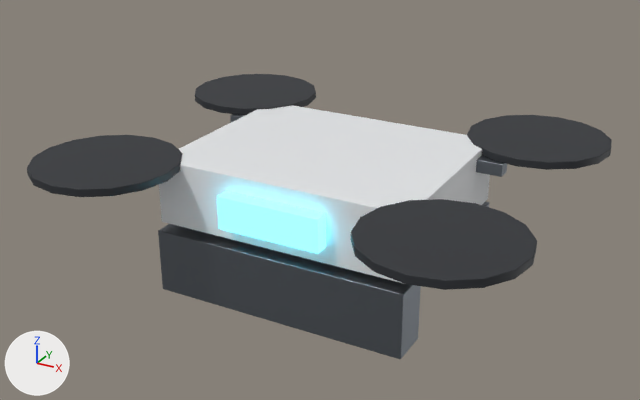
Two versions of the FBX model SourceArt/TestShips/modules/nomad_utility_drone.fbx, one commit apart.
The view is the same before and after, from a 50 mm lens placed at (0.678, -5.049, 1.241), pointed at (-0.17, -3.505, 0.469). The lights are fixed; the arrows at lower left show +X, +Y and +Z. The first picture is the older version.

Names of what the first picture shows: 'Utility_Drone'.
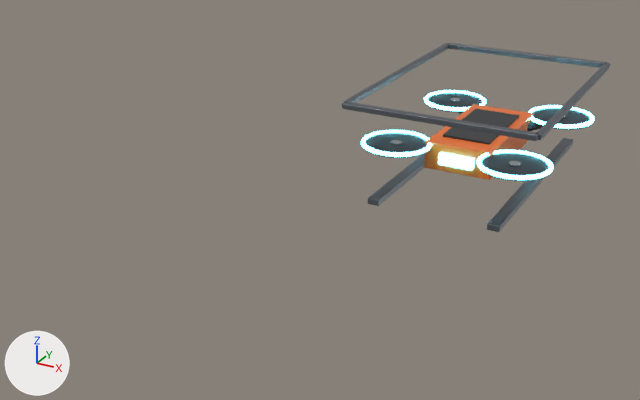
Changed parts and their boxes [x1, y1, x2, y2] in the pictures (640 x 400 px; the box of a moved part takes in the faces that stretch with it):
'Utility_Drone', reshaped (54% narrower, 34% shorter)
    before: [27, 74, 612, 359]
    after: [342, 43, 610, 232]
part 1 of me_utility_drone_001, moved or reshaped
    before: [159, 105, 490, 284]
    after: [368, 153, 425, 206]
part 2 of me_utility_drone_001, moved or reshaped (mostly hidden before)
    before: [482, 201, 489, 207]
    after: [438, 152, 475, 171]
part 3 of me_utility_drone_001, added
    after: [361, 130, 432, 157]
part 4 of me_utility_drone_001, added
    after: [424, 90, 486, 111]
part 5 of me_utility_drone_001, added
    after: [477, 150, 554, 180]
part 6 of me_utility_drone_001, added
    after: [528, 105, 595, 129]
part 7 of me_utility_drone_001, moved or reshaped (mostly hidden before)
    before: [230, 114, 245, 122]
    after: [342, 102, 538, 141]
part 8 of me_utility_drone_001, moved or reshaped
    before: [476, 155, 507, 177]
    after: [448, 43, 608, 68]
part 9 of me_utility_drone_001, deleted
    before: [27, 74, 612, 359]
part 10 of me_utility_drone_001, added
    after: [342, 43, 610, 181]
part 11 of me_utility_drone_001, added
    after: [487, 138, 573, 232]

Edits to the bpy script that builds the scene:
```text
Change me_utility_drone_001:
    remove me_utility_drone_001.from_pydata(...)  # 832 vertices, 760 faces; spans x -0.425..0.425, y -4.136..-3.424, z 0.465..0.709
    add me_utility_drone_001.from_pydata(...)  # 4184 vertices, 4046 faces; spans x -0.238..0.238, y -3.291..-2.614, z 0.374..0.618
    me_utility_drone_001 part 1: the loose piece of 56 vertices spanning x -0.23..0.23, y -3.964..-3.596, z 0.591..0.706 is multiplied about its middle by the matrix ((0.06, 0.0, 0.0), (0.0, 1.784, 0.0), (0.0, 0.0, 0.122)), then moved by (-0.15, 0.828, -0.268), in mat_nomad_metal (grey #7e848b)
    me_utility_drone_001 part 2: the loose piece of 56 vertices spanning x -0.23..0.23, y -3.653..-3.585, z 0.465..0.58 is scaled about its middle by (0.187, 0.235, 0.233), then moved by (0.0, 0.487, -0.059), in mat_nomad_utility_glow (cyan #5fe3ff, glowing cyan #5fe3ff)
    me_utility_drone_001 part 3: a new loose piece, a torus around z (ring radius 0.082, tube radius 0.006) spanning x -0.238..-0.062, y -3.24..-3.065, z 0.486..0.497, in mat_nomad_utility_glow (cyan #5fe3ff, glowing cyan #5fe3ff)
    me_utility_drone_001 part 4: a new loose piece, a torus around z (ring radius 0.082, tube radius 0.006) spanning x -0.238..-0.062, y -2.84..-2.665, z 0.486..0.497, in mat_nomad_utility_glow (cyan #5fe3ff, glowing cyan #5fe3ff)
    me_utility_drone_001 part 5: a new loose piece, a torus around z (ring radius 0.082, tube radius 0.006) spanning x 0.062..0.238, y -3.24..-3.065, z 0.486..0.497, in mat_nomad_utility_glow (cyan #5fe3ff, glowing cyan #5fe3ff)
    me_utility_drone_001 part 6: a new loose piece, a torus around z (ring radius 0.082, tube radius 0.006) spanning x 0.062..0.238, y -2.84..-2.665, z 0.486..0.497, in mat_nomad_utility_glow (cyan #5fe3ff, glowing cyan #5fe3ff)
    me_utility_drone_001 part 7: the loose piece of 56 vertices spanning x -0.276..-0.046, y -3.679..-3.651, z 0.672..0.695 is scaled about its middle by (2, 0.737, 0.522), then moved by (0.161, 0.385, -0.072)
    me_utility_drone_001 part 8: the loose piece of 56 vertices spanning x 0.046..0.276, y -3.679..-3.651, z 0.672..0.695 is scaled about its middle by (2, 0.737, 0.522), then moved by (-0.161, 1.04, -0.072)
    me_utility_drone_001 part 9: 8 loose pieces with 608 vertices, spanning x -0.425..0.425, y -4.136..-3.424, z 0.465..0.709, are deleted
    me_utility_drone_001 part 10: 1600 vertices added at x -0.237..0.237, y -3.28..-2.625, z 0.429..0.618
    me_utility_drone_001 part 11: 56 vertices added at x 0.135..0.164, y -3.28..-2.625, z 0.374..0.389
    remove me_utility_drone_001.materials.append(mat_nomad_paint_white)  # white #e9ebed
    remove me_utility_drone_001.materials.append(mat_nomad_emit_hover)  # cyan #5fe3ff, glowing cyan #5fe3ff
    add me_utility_drone_001.materials.append(mat_nomad_paint_orange)  # orange #e8702a
    add me_utility_drone_001.materials.append(mat_nomad_paint_black)  # dark grey #2b2d30
    add me_utility_drone_001.materials.append(mat_nomad_utility_glow)  # cyan #5fe3ff, glowing cyan #5fe3ff
    add me_utility_drone_001.materials.append(mat_nomad_metal_bright)  # light grey #c2c7cc
```
